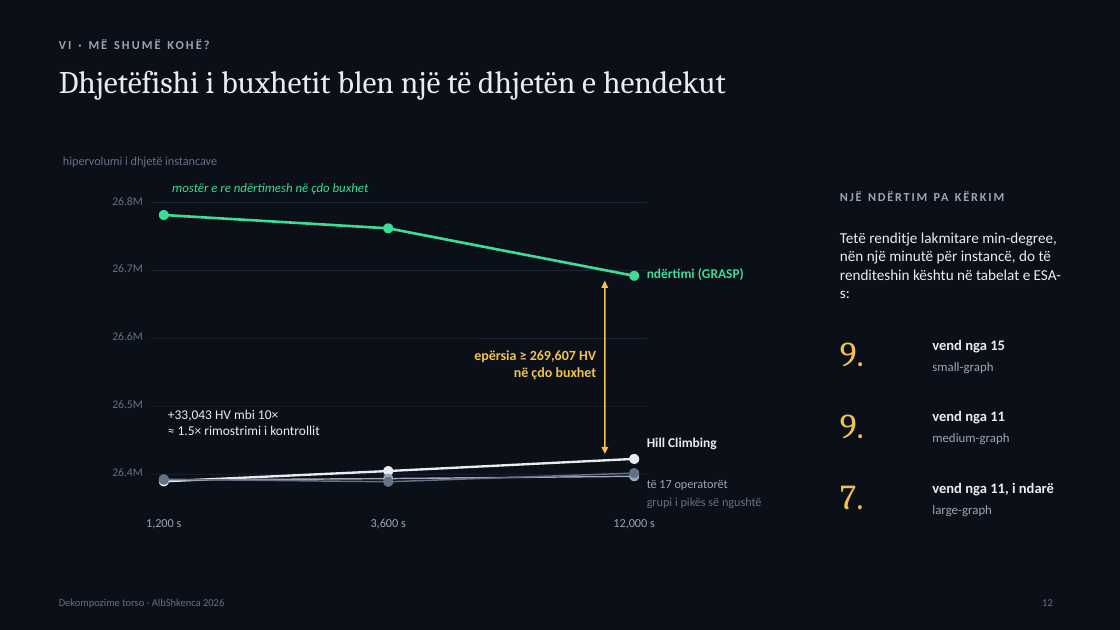
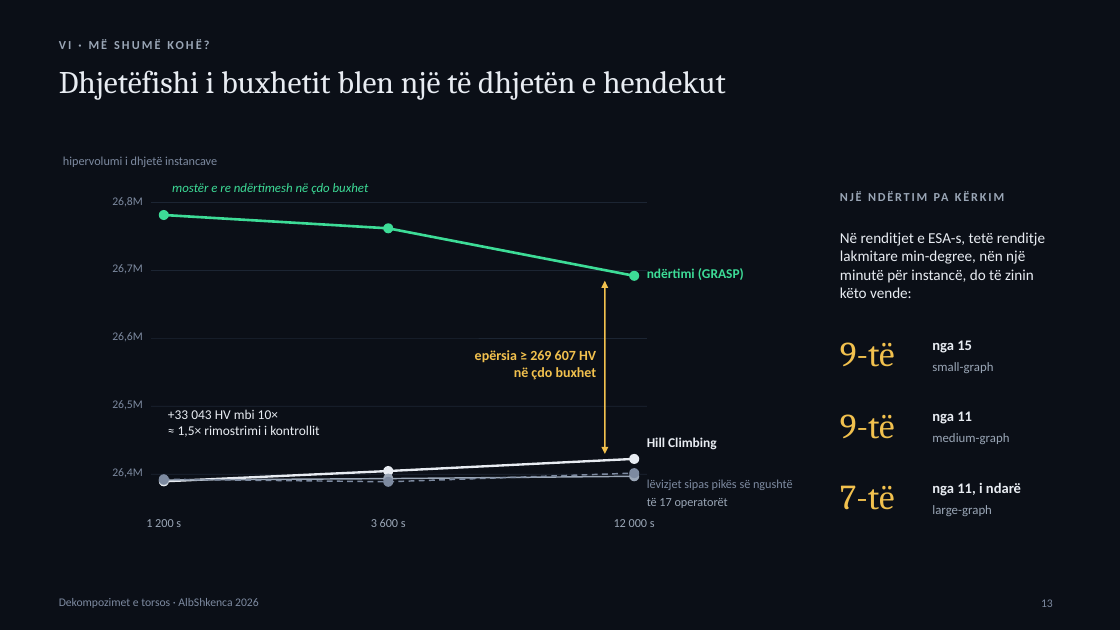
Before and after one commit to adrianymeri/SpOC3, a slide deck: slide 13 of SpOC3-Dekompozime-Torso-AlbShkenca2026-SQ.pptx (slide 12 before the commit). Drawn at 1120x630 pixels with LibreOffice and Linux fonts; fonts in the diff are those of the drawing. Boxes give left, top, right and bottom in pixels: in the first picture for what was removed or moved away, otherwise in the second. Text is boxed around its words. In the diff, an @@ line names an element or a change of style, - is before the commit and + after.

```diff
--- a/SpOC3-Dekompozime-Torso-AlbShkenca2026-SQ.pptx
+++ b/SpOC3-Dekompozime-Torso-AlbShkenca2026-SQ.pptx
@@ text "hipervolumi i dhjetë instancave" at (63, 156, 217, 167): text colour #647187 to #7D8AA0 @@
@@ text at (112, 197, 143, 206): text changed; text colour #647187 to #7D8AA0 @@
-26.8M
+26,8M
@@ text at (840, 232, 1045, 298): text changed @@
-Tetë renditje lakmitare min-degree, nën një minutë për instancë, do të renditeshin kështu në tabelat e ESA-s:
+Në renditjet e ESA-s, tetë renditje lakmitare min-degree, nën një minutë për instancë, do të zinin këto vende:
@@ text at (112, 264, 143, 273): text changed; text colour #647187 to #7D8AA0 @@
-26.7M
+26,7M
@@ text at (112, 332, 143, 341): text changed; text colour #647187 to #7D8AA0 @@
-26.6M
+26,6M
@@ text at (475, 350, 596, 363): text changed @@
-epërsia ≥ 269,607 HV
+epërsia ≥ 269 607 HV
@@ text at (840, 342, 895, 367): text changed @@
-9.
+9-të
@@ text at (932, 340, 972, 353): text changed @@
-vend nga 15
+nga 15
@@ text at (112, 400, 143, 409): text changed; text colour #647187 to #7D8AA0 @@
-26.5M
+26,5M
@@ text at (168, 409, 319, 437): text changed @@
-+33,043 HV mbi 10×
-≈ 1.5× rimostrimi i kontrollit
++33 043 HV mbi 10×
+≈ 1,5× rimostrimi i kontrollit
@@ text at (840, 414, 895, 439): text changed @@
-9.
+9-të
@@ text at (932, 411, 972, 424): text changed @@
-vend nga 11
+nga 11
@@ text at (112, 468, 143, 477): text changed; text colour #647187 to #7D8AA0 @@
-26.4M
+26,4M
@@ line (388, 482) - (634, 473): stroke #647187 1.25 pt to #7D8AA0 1.25 pt dashed @@
@@ fill #647187 to #7D8AA0 in 3 elements at (159, 475, 169, 485), (383, 477, 393, 487), (629, 468, 639, 478) @@
@@ text at (647, 479, 793, 490): text changed; text colour #647187 to #7D8AA0 @@
-grupi i pikës së ngushtë
+lëvizjet sipas pikës së ngushtë
@@ line (164, 480) - (388, 482): stroke #647187 1.25 pt to #7D8AA0 1.25 pt dashed @@
@@ text "të 17 operatorët": place and size @@
-text "të 17 operatorët" at (647, 480, 728, 490)
+text "të 17 operatorët" at (647, 498, 728, 508)
@@ text at (840, 485, 894, 510): text changed @@
-7.
+7-të
@@ text at (932, 482, 1021, 496): text changed @@
-vend nga 11, i ndarë
+nga 11, i ndarë
@@ text at (146, 519, 181, 527): text changed @@
-1,200 s
+1 200 s
@@ text at (371, 519, 406, 527): text changed @@
-3,600 s
+3 600 s
@@ text at (614, 519, 655, 527): text changed @@
-12,000 s
+12 000 s
@@ text at (59, 598, 259, 608): text changed; size 9 to 10 pt; text colour #647187 to #7D8AA0 @@
-Dekompozime torso · AlbShkenca 2026
+Dekompozimet e torsos · AlbShkenca 2026
@@ page number at (1041, 599, 1053, 607): text changed; size 9 to 10 pt; text colour #647187 to #7D8AA0 @@
-12
+13
```
Also in this commit, not shown: 19 other slides changed, 1 slide added, 11 other files.
